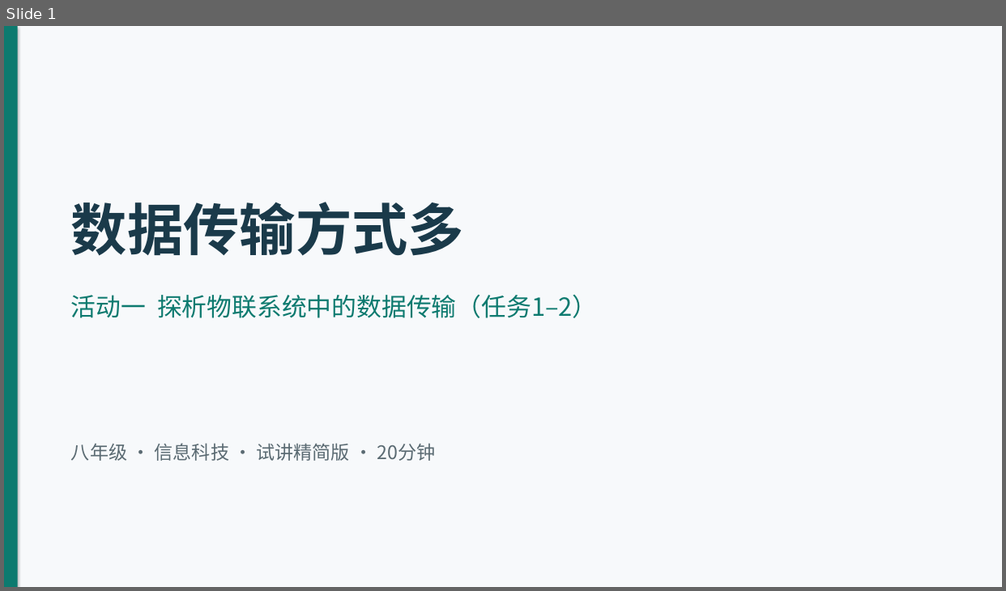
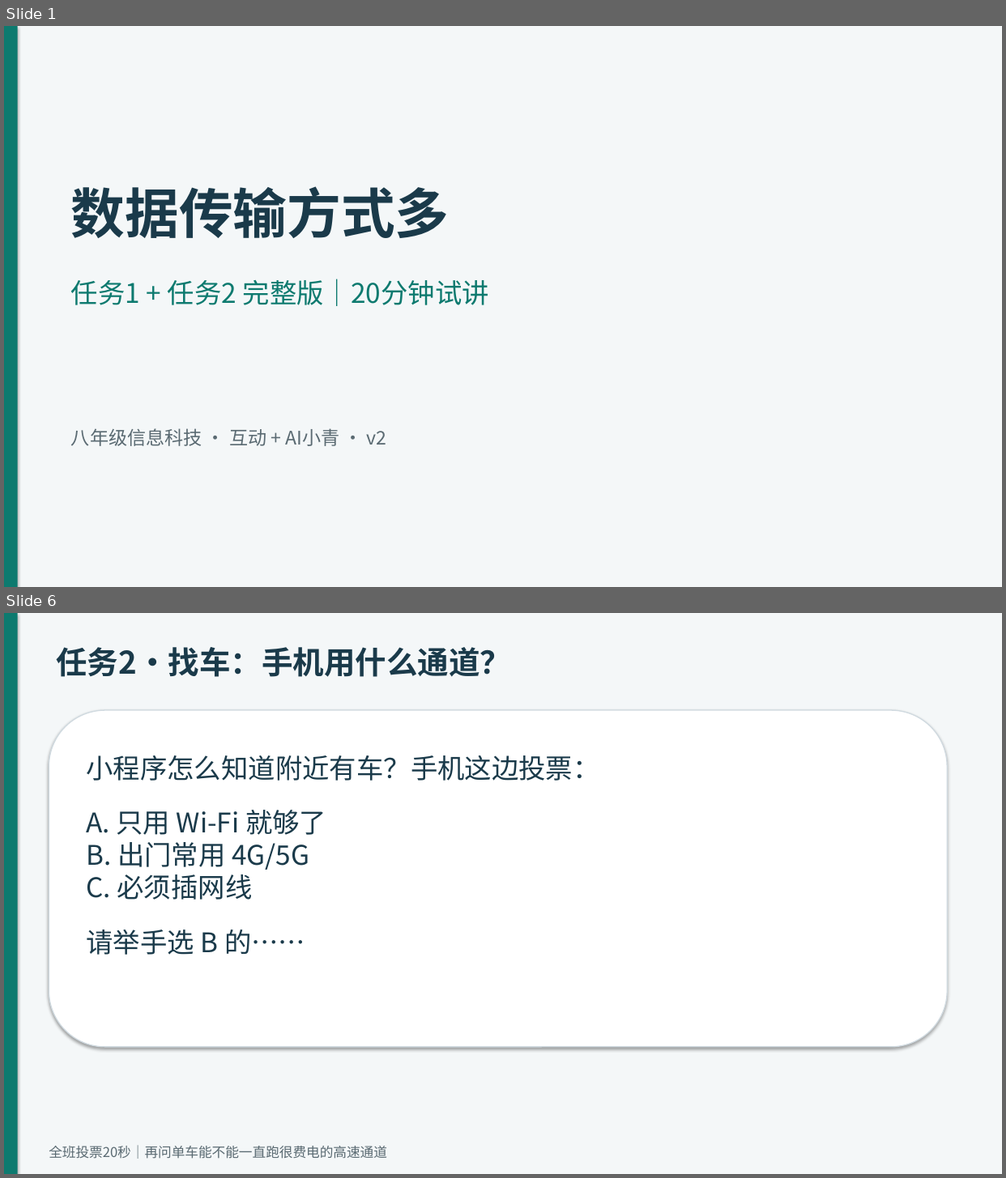
Before and after one commit to Estherqian24/EstherBlog, a slide deck: 第6课-试讲精简版-任务一二-20分钟.pptx. Shown one above the other, each under a label of ours: slide 1 before the commit, slides 1 and 6 after it; the slides between them are not shown. The pictures are 1006x591 and 1006x1178 pixels, drawn with LibreOffice and Linux fonts; fonts in the diff are those of the drawing. Boxes give left, top, right and bottom in pixels: in the first picture for what was removed or moved away, otherwise in the second. Text is boxed around its words. In the diff, an @@ line names an element or a change of style, - is before the commit and + after.

```diff
--- a/第6课-试讲精简版-任务一二-20分钟.pptx
+++ b/第6课-试讲精简版-任务一二-20分钟.pptx
@@ slide 6 added at (4, 613, 1002, 1174), background #FFFFFF @@
@@ rectangle added at (4, 613, 1002, 1174), fill #F4F7F8 @@
@@ rectangle added at (4, 613, 18, 1174), fill #0D7A6F @@
@@ text added at (56, 647, 511, 677), 30 pt, text #1A3A4A, bold @@
+任务2·找车：手机用什么通道？
@@ rounded rectangle added at (49, 710, 948, 1047), fill #FFFFFF, outline #D0DAE0 1 pt @@
@@ text added at (86, 756, 599, 955), 26 pt, text #1A3A4A @@
+小程序怎么知道附近有车？手机这边投票：
+A. 只用 Wi-Fi 就够了
+B. 出门常用 4G/5G
+C. 必须插网线
+请举手选 B 的……
@@ text added at (49, 1145, 387, 1159), 13 pt, text #5A6A72 @@
+全班投票20秒｜再问单车能不能一直跑很费电的高速通道
@@ slide 1 changed as well @@
@@ rectangle at (4, 26, 1002, 587): fill #F7F9FB to #F4F7F8 @@
@@ text "数据传输方式多": place and size @@
-text "数据传输方式多" at (71, 202, 464, 256)
+text "数据传输方式多" at (71, 186, 450, 238)
@@ text "数据传输方式多" at (71, 186, 450, 238): size 54 to 52 pt @@
@@ text at (71, 279, 489, 306): text changed; size 24 to 26 pt @@
-活动一 探析物联系统中的数据传输（任务1–2）
+任务1 + 任务2 完整版｜20分钟试讲
@@ text at (71, 429, 387, 446): text changed @@
-八年级 · 信息科技 · 试讲精简版 · 20分钟
+八年级信息科技 · 互动 + AI小青 · v2
```
Also in this commit, not shown: 1 other slide changed, 8 other slides added, 8 slides removed, 2 other files.
